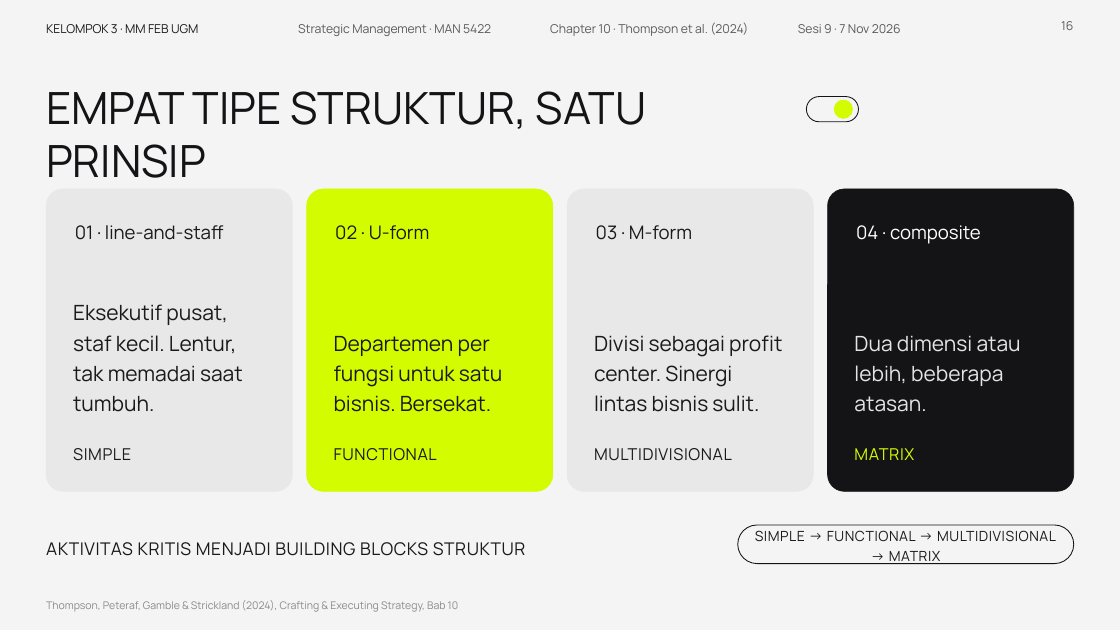
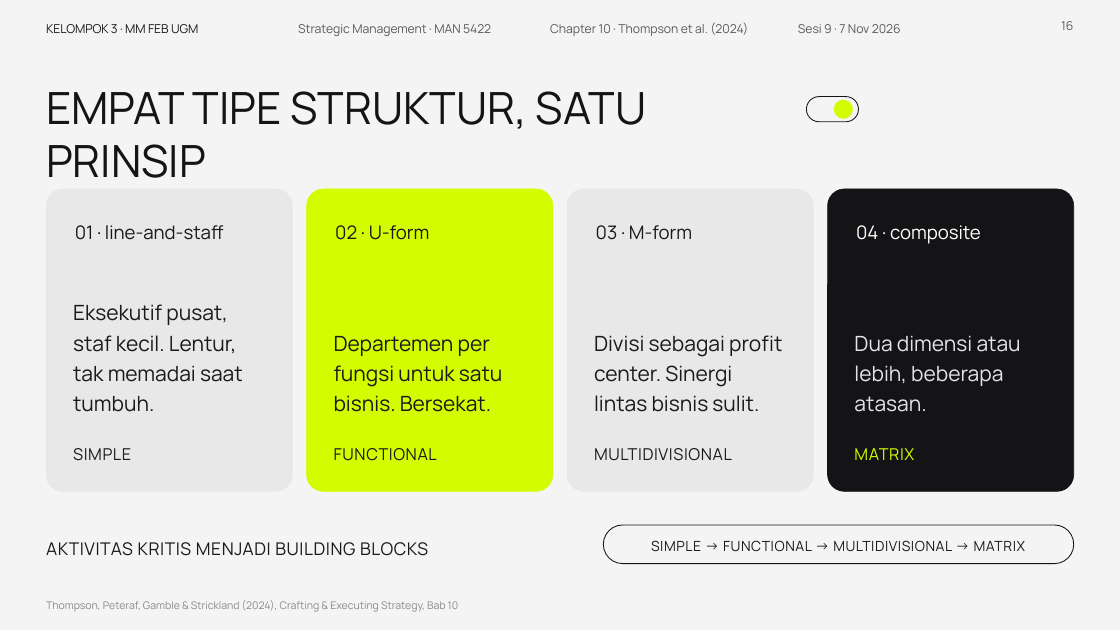
Before and after one commit to aslihabnuri/Dom-Manipulation, a slide deck: slide 16 of presentasi_ch10_kelompok3/SMJKT_Group 3_Aslih_Chapter 10 Strategy Execution.pptx. Drawn at 1120x630 pixels with LibreOffice and Linux fonts; fonts in the diff are those of the drawing; background and template pictures are left out. Boxes give left, top, right and bottom in pixels: in the first picture for what was removed or moved away, otherwise in the second. Text is boxed around its words. In the diff, an @@ line names an element or a change of style, - is before the commit and + after.

```diff
--- a/presentasi_ch10_kelompok3/SMJKT_Group 3_Aslih_Chapter 10 Strategy Execution.pptx
+++ b/presentasi_ch10_kelompok3/SMJKT_Group 3_Aslih_Chapter 10 Strategy Execution.pptx
@@ rounded rectangle: place and size @@
-rounded rectangle at <box>738,525,1074,564</box>
+rounded rectangle at <box>603,525,1074,564</box>
@@ text "SIMPLE → FUNCTIONAL → MULTIDIVISIONAL ..." rewrapped from <box>755,530,1056,564</box> to <box>651,540,1026,551</box> @@
@@ text at <box>46,542,428,556</box>: text changed @@
-AKTIVITAS KRITIS MENJADI BUILDING BLOCKS STRUKTUR
+AKTIVITAS KRITIS MENJADI BUILDING BLOCKS
```
Also in this commit, not shown: 4 other slides changed, 1 other file.
